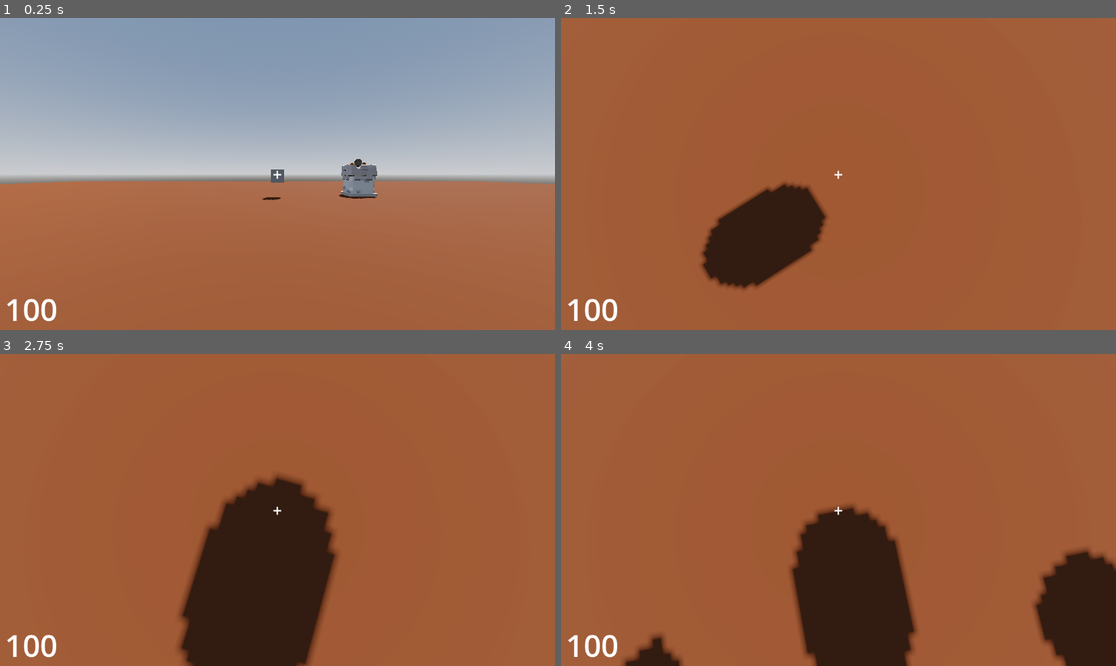
Above: before the commit, frames 1-4 (two rows, left to right).
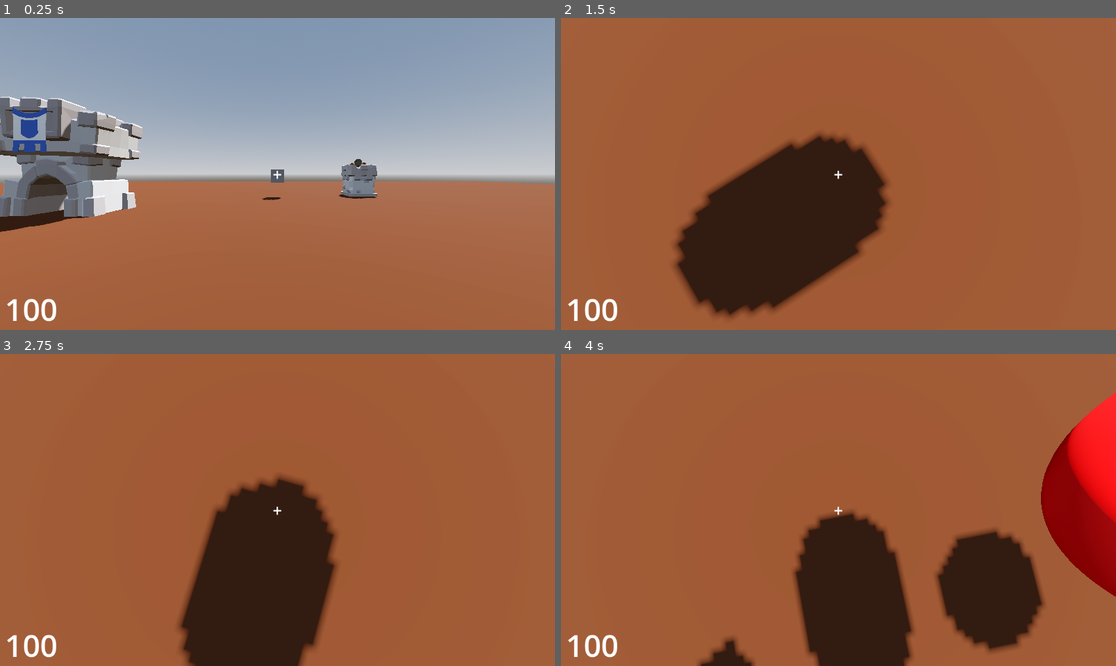
Above: after the commit, the same moments.

Repository: CSbean/Tower-Blaster
Game: Godot game, scene res://world.tscn
Same seed, same stepped clock (60 frames per second), same inputs: the game is played once before the commit and once after it.
Inputs (mouse positions are in pixels of both pictures, inside the frame that each line leads up to):
- Up to frame 1 (0.25 s): no input
- Up to frame 2 (1.5 s): move the mouse to (866, 174) at 0.52 s; hold Up (ui_up) from 0.53 s (still down); click (866, 174) at 0.6 s; tap Space (jump) at 0.77 s; right-click (866, 174) at 0.8 s; move the mouse to (810, 174) at 1.27 s; right-click (810, 174) at 1.35 s
- Up to frame 3 (2.75 s): keep holding Up (ui_up); tap Space (jump) at 1.52 s; tap Shift (sprint_toggle, bound only after the commit) at 1.55, 2.1 s; move the mouse to (288, 503) at 2.02 s; click (288, 503) at 2.3 s
- Up to frame 4 (4 s): keep holding Up (ui_up); move the mouse to (832, 516) at 2.77 s; tap W (move_foward) at 2.85 s; tap Space (jump) at 3.02, 3.77 s; right-click (832, 516) at 3.05 s; move the mouse to (877, 513) at 3.52 s; click (877, 513) at 3.6 s; tap Shift (sprint_toggle, bound only after the commit) at 3.8 s

The runs differ from the first frame. In frame 1, 7.9% of the frame differs, in the area x 0-26%, y 25-69%; in frame 2, 11%; in frame 3, 1.0%; in frame 4, 18%, in the area x 11-100%, y 12-100%.

Commit message:
started parying projectiles and started base

Diff:
--- /dev/null
+++ b/tower-blaster/base.gd
@@ -0,0 +1,11 @@
+extends Node3D
+
+var health = 100
+# Called when the node enters the scene tree for the first time.
+func _ready() -> void:
+	pass # Replace with function body.
+
+
+# Called every frame. 'delta' is the elapsed time since the previous frame.
+func _process(delta: float) -> void:
+	pass
--- /dev/null
+++ b/tower-blaster/base.tscn
@@ -0,0 +1,18 @@
+[gd_scene format=3 uid="uid://desne6l8gyo8j"]
+
+[ext_resource type="Script" uid="uid://c43gvpko02t4e" path="res://base.gd" id="1_3vi8l"]
+[ext_resource type="PackedScene" uid="uid://cr2p8y25x6pcq" path="res://assets/Base.glb" id="1_rpg24"]
+
+[sub_resource type="StandardMaterial3D" id="StandardMaterial3D_rpg24"]
+
+[node name="Base" type="Node3D" unique_id=435660568]
+script = ExtResource("1_3vi8l")
+
+[node name="CSGBox3D" type="CSGBox3D" parent="." unique_id=1682079918]
+transform = Transform3D(1, 0, 0, 0, 1, 0, 0, 0, 1, 0, 2.5, 0)
+visible = false
+use_collision = true
+size = Vector3(4, 5, 3)
+material = SubResource("StandardMaterial3D_rpg24")
+
+[node name="Base" parent="." unique_id=2100562782 instance=ExtResource("1_rpg24")]
--- a/tower-blaster/cannon_projectile.gd
+++ b/tower-blaster/cannon_projectile.gd
@@ -1,4 +1,5 @@
 extends Area3D
+
 
 @onready var timer: Timer = $Timer
 @onready var player: Player = $Player
@@ -27,3 +28,6 @@
 	if body is Player:
 		body.take_damage()
 		queue_free()
+
+func reverse_direction(collision_vector:Vector3)->void:
+	direction = direction.bounce(collision_vector)
--- a/tower-blaster/character_body_3d.gd
+++ b/tower-blaster/character_body_3d.gd
@@ -2,8 +2,8 @@
 class_name Player
 
 # https://www.youtube.com/watch?v=fAVetlIROXM
-const SPEED = 5.0
-const JUMP_VELOCITY = 5 #3
+var SPEED = 5.0
+const JUMP_VELOCITY = 3
 
 @onready var camera_3d: Camera3D = $Camera3D
 @onready var ray_cast_3d: RayCast3D = $Camera3D/RayCast3D
@@ -14,15 +14,32 @@
 var look_dir: Vector2
 var camra_sense := 50
 var capMouse := false
+var sprinting = false
 
 func _ready() -> void:
 	change_mouse()
 
 
 func _process(_delta: float) -> void:
-	if ray_cast_3d.get_collider() is Area3D:
-		if Input.is_action_just_pressed("shoot"):
+	if Input.is_action_just_pressed("shoot"):
+		if ray_cast_3d.get_collider() is Area3D:
 			ray_cast_3d.get_collider().queue_free()
+	if Input.is_action_just_pressed("sprint_toggle"):
+		if not sprinting:
+			sprinting = true
+			SPEED = 10.0
+			print("on")
+		else:
+			sprinting = false
+			SPEED = 5.0
+			print("off")
+
+	if Input.is_action_just_pressed("melee"):
+		if ray_cast_3d.is_colliding() and ray_cast_3d.get_collider() is Area3D:
+			var dist = ray_cast_3d.get_collision_point().distance_to(global_position)
+			if dist < 5:
+				ray_cast_3d.get_collider().reverse_direction(ray_cast_3d.get_collision_normal())
+				print("working")
 
 func _physics_process(delta: float) -> void:
 	# Add the gravity.
--- a/tower-blaster/project.godot
+++ b/tower-blaster/project.godot
@@ -56,6 +56,17 @@
 "events": [Object(InputEventMouseButton,"resource_local_to_scene":false,"resource_name":"","device":-1,"window_id":0,"a …(258 unchanged characters)…
 ]
 }
+sprint_toggle={
+"deadzone": 0.2,
+"events": [Object(InputEventKey,"resource_local_to_scene":false,"resource_name":"","device":-1,"window_id":0,"alt_pressed":false,"shift_pressed":false,"ctrl_pressed":false,"meta_pressed":false,"pressed":false,"keycode":0,"physical_keycode":4194325,"key_label":0,"unicode":0,"location":0,"echo":false,"script":null)
+]
+}
+melee={
+"deadzone": 0.2,
+"events": [Object(InputEventMouseButton,"resource_local_to_scene":false,"resource_name":"","device":-1,"window_id":0,"alt_pressed":false,"shift_pressed":false,"ctrl_pressed":false,"meta_pressed":false,"button_mask":2,"position":Vector2(261, 6),"global_position":Vector2(273, 66),"factor":1.0,"button_index":2,"canceled":false,"pressed":true,"double_click":false,"script":null)
+, Object(InputEventKey,"resource_local_to_scene":false,"resource_name":"","device":-1,"window_id":0,"alt_pressed":false,"shift_pressed":false,"ctrl_pressed":false,"meta_pressed":false,"pressed":false,"keycode":0,"physical_keycode":86,"key_label":0,"unicode":118,"location":0,"echo":false,"script":null)
+]
+}
 
 [layer_names]
 
--- a/tower-blaster/world.tscn
+++ b/tower-blaster/world.tscn
@@ -3,6 +3,7 @@
 [ext_resource type="PackedScene" uid="uid://dpeom1qygvtrj" path="res://player.tscn" id="1_fj7yv"]
 [ext_resource type="PackedScene" uid="uid://cmwrmmjohrkn7" path="res://turret.tscn" id="2_fj7yv"]
 [ext_resource type="PackedScene" uid="uid://bcvpva8vh2rb8" path="res://ui.tscn" id="3_tlwt5"]
+[ext_resource type="PackedScene" uid="uid://desne6l8gyo8j" path="res://base.tscn" id="4_aqk2v"]
 
 [sub_resource type="ProceduralSkyMaterial" id="ProceduralSkyMaterial_gv5m4"]
 sky_horizon_color = Color(0.66224277, 0.6717428, 0.6867428, 1)
@@ -46,3 +47,6 @@
 transform = Transform3D(1, 0, 0, 0, 1, 0, 0, 0, 1, 7.0538187, 0, -17.764715)
 
 [node name="UI" parent="." unique_id=812937870 instance=ExtResource("3_tlwt5")]
+
+[node name="Base" parent="." unique_id=435660568 instance=ExtResource("4_aqk2v")]
+transform = Transform3D(1, 0, 0, 0, 1, 0, 0, 0, 1, -10.100477, 0, -10.037796)
Not shown, added: tower-blaster/base.gd.uid
